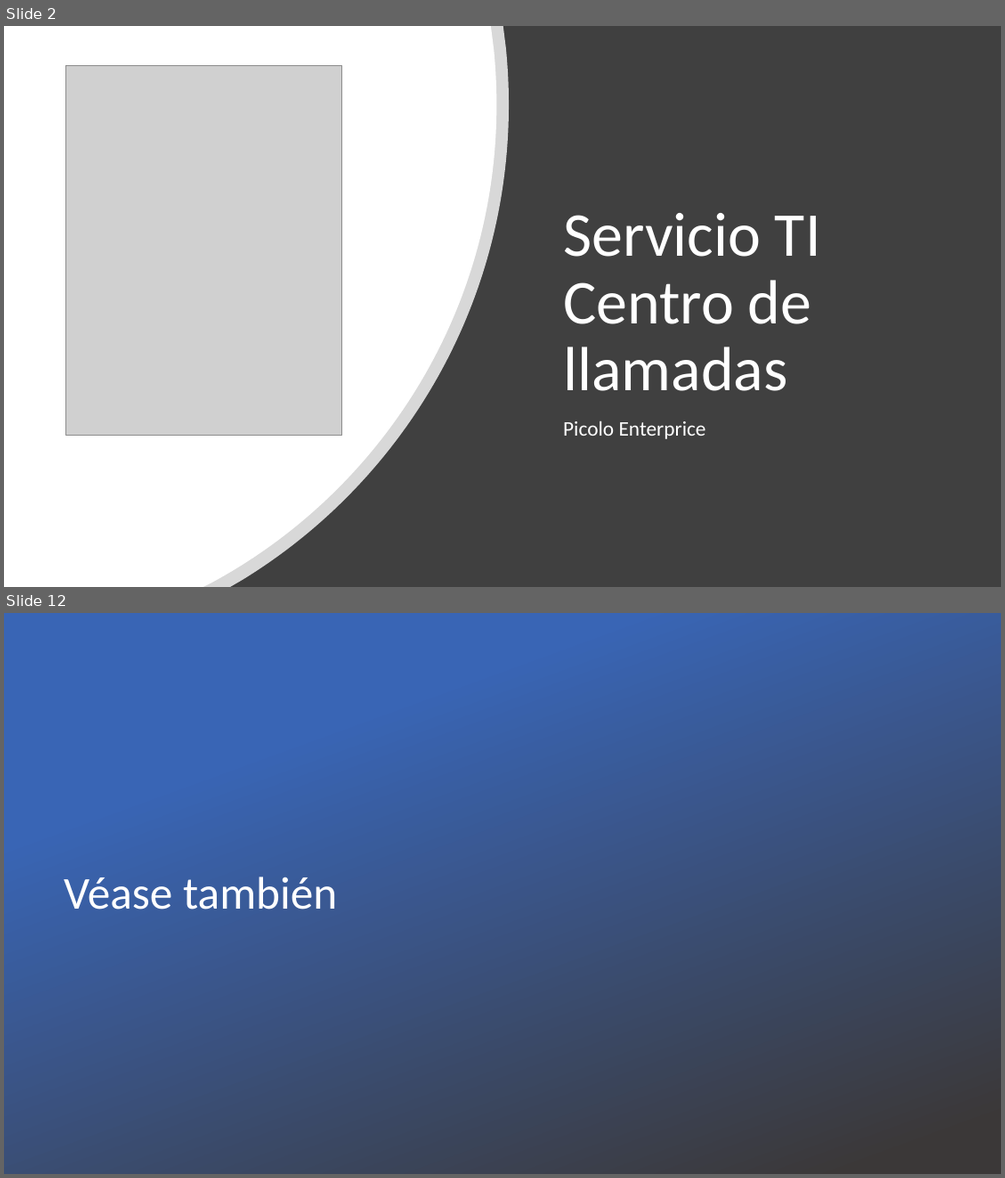
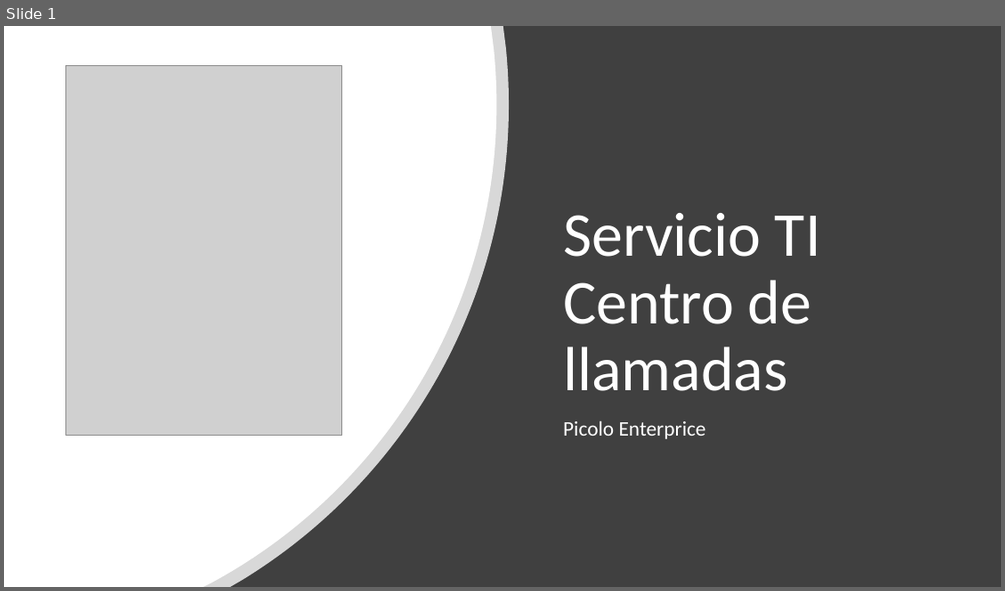
Before and after one commit to ramacal/Simulacion, a slide deck: Simulación/datos Sistema/UTN - Simulacion - Equipo 5 -TP N°6 Picolo.pptx. Shown one above the other, each under a label of ours: slides 2 and 12 before the commit, slide 1 after it; the slides between them are not shown. The pictures are 1005x1178 and 1005x591 pixels, drawn with LibreOffice and Linux fonts; fonts in the diff are those of the drawing; grey boxes stand for pictures; background and template pictures are left out; a plain dark background stands for a picture behind light text. Boxes give left, top, right and bottom in pixels: in the first picture for what was removed or moved away, otherwise in the second. Text is boxed around its words. In the diff, an @@ line names an element or a change of style, - is before the commit and + after.

```diff
--- a/Simulación/datos Sistema/UTN - Simulacion - Equipo 5 -TP N°6 Picolo.pptx
+++ b/Simulación/datos Sistema/UTN - Simulacion - Equipo 5 -TP N°6 Picolo.pptx
@@ slide 12 removed at <box>4,613,1001,1174</box>, background picture (left out) @@
@@ rectangle removed at <box>4,613,502,1174</box> @@
@@ rectangle removed at <box>4,613,1001,1174</box> @@
@@ title removed at <box>64,876,337,909</box> @@
-Véase también
@@ what was slide 2 is now slide 1 @@
```
Also in this commit, not shown: 8 slides added, 12 other slides removed.
